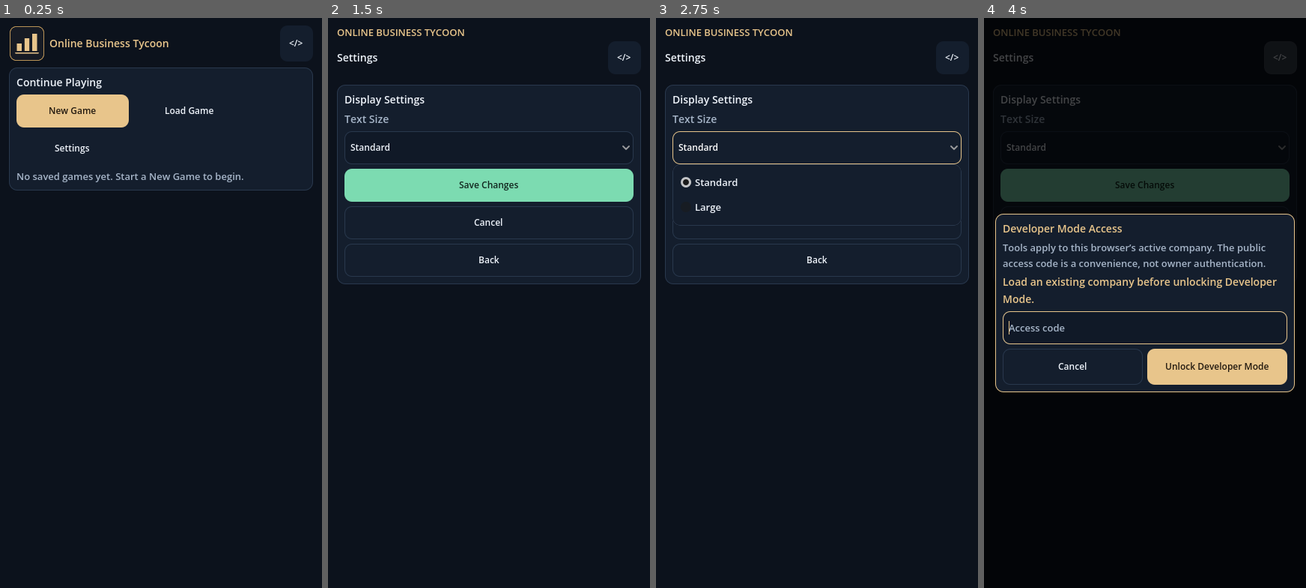
Above: before the commit, frames 1-4 (left to right).
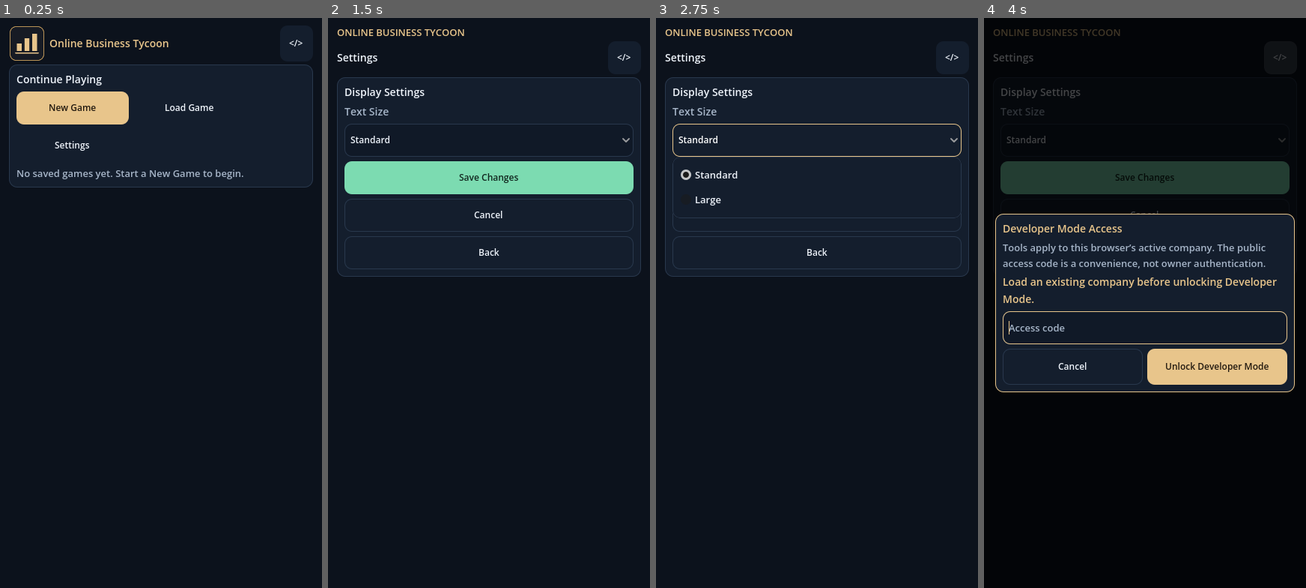
Above: after the commit, the same moments.

Repository: UphyRaop/online-business-tycoon
Game: Godot game, scene res://main.tscn
Same seed, same stepped clock (60 frames per second), same inputs: the game is played once before the commit and once after it.
Inputs:
- Up to frame 1 (0.25 s): no input
- Up to frame 2 (1.5 s): click "Settings" at 0.5 s; click "Edit Display Settings" at 1.25 s
- Up to frame 3 (2.75 s): click "Standard" at 2 s
- Up to frame 4 (4 s): click "Cancel" at 2.75 s; click "</>" at 3.5 s

The runs differ from the first frame. In frame 1, 2.1% of the frame differs, in the area x 2-98%, y 8-31%; in frame 2, 5.0%, in the area x 2-98%, y 10-47%; in frame 3, 3.1%; in frame 4, 3.1%.

Commit message:
Fix Global Compact Layout V1.1

Diff:
--- a/advertising_view.gd
+++ b/advertising_view.gd
@@ -462,8 +462,7 @@
 	content.add_theme_constant_override("separation", Style.CARD_CONTENT_GAP)
 	content.add_child(app.label(title, 13, Style.MUTED))
 	for metric in [[first_name, first_value], [second_name, second_value]]:
-		var metric_row := HBoxContainer.new()
-		metric_row.add_theme_constant_override("separation", Style.INFO_ROW_GAP)
+		var metric_row: HBoxContainer = app.row(content)
 		var metric_label: Label = app.label(str(metric[0]), 11, Style.MUTED)
 		metric_label.size_flags_horizontal = Control.SIZE_EXPAND_FILL
 		metric_label.autowrap_mode = TextServer.AUTOWRAP_OFF
@@ -473,7 +472,6 @@
 		value_label.autowrap_mode = TextServer.AUTOWRAP_OFF
 		metric_row.add_child(metric_label)
 		metric_row.add_child(value_label)
-		content.add_child(metric_row)
 	panel.add_child(content)
 	parent.add_child(panel)
 
--- a/catalog_flow_ui_test.gd
+++ b/catalog_flow_ui_test.gd
@@ -339,12 +339,15 @@
 	var mobile_footer := app.find_child("BuyInventoryNavigationFooter", true, false) as Control
 	await settle_frames()
 	var mobile_scroll_bar := mobile_step_scroll.get_v_scroll_bar() if mobile_step_scroll != null else null
+	var mobile_step_content := mobile_step_scroll.get_child(0) as Control if mobile_step_scroll != null and mobile_step_scroll.get_child_count() > 0 else null
+	var category_content_exceeds_viewport := mobile_step_content != null and mobile_step_content.get_combined_minimum_size().y > mobile_step_scroll.size.y + 1.0
 	var outer_page_scroll := app.find_child("GameContentScroll", true, false) as ScrollContainer
 	var outer_scroll_bar := outer_page_scroll.get_v_scroll_bar() if outer_page_scroll != null else null
 	expect(mobile_grid != null and mobile_grid.columns == 2 and app.find_child("BuyInventoryProgress", true, false) != null,
 		"Mobile portrait retains compact category cards and the five-step indicator")
-	expect(mobile_scroll_bar != null and mobile_scroll_bar.max_value - mobile_scroll_bar.page > 0.0,
-		"Mobile category list scrolls independently when it exceeds the available step viewport")
+	expect(mobile_scroll_bar != null and mobile_step_content != null
+		and (category_content_exceeds_viewport == (mobile_scroll_bar.max_value - mobile_scroll_bar.page > 0.0)),
+		"Mobile category content scrolls independently only when its measured height exceeds the available step viewport")
 	expect(outer_scroll_bar != null and outer_scroll_bar.max_value - outer_scroll_bar.page <= 0.1,
 		"Market page does not need an outer scroll that could carry its persistent footer off-screen")
 	if mobile_footer != null:
--- a/control_style_test.gd
+++ b/control_style_test.gd
@@ -93,11 +93,12 @@
 		"V4 icon tokens define the approved size ladder and maximum")
 	expect(ThemeStyle.PAGE_MARGIN_VERTICAL == 10 and ThemeStyle.PAGE_CONTENT_GAP == 6
 		and ThemeStyle.PAGE_SECTION_GAP == 8 and ThemeStyle.CARD_GRID_GAP == 10
+		and ThemeStyle.PAGE_SHELL_GAP == 4 and ThemeStyle.PAGE_BODY_GAP == 4
 		and ThemeStyle.CARD_CONTENT_GAP == 6 and ThemeStyle.INFO_ROW_GAP == 6
 		and ThemeStyle.NAVIGATION_TAB_GAP == 4 and ThemeStyle.BUTTON_GROUP_GAP == 6
 		and ThemeStyle.CARD_PADDING == 10 and ThemeStyle.CARD_INNER_PADDING == 8
 		and ThemeStyle.CARD_RADIUS == 10,
-		"Global Compact Layout V1 uses the centralized mobile-first spacing and card tokens")
+		"Global Compact Layout uses compact page hierarchy and centralized mobile-first spacing/card tokens")
 	var compact_card := ThemeStyle.card_box(ThemeStyle.SURFACE, ThemeStyle.LINE)
 	expect(compact_card.content_margin_left == ThemeStyle.CARD_PADDING
 		and compact_card.content_margin_right == ThemeStyle.CARD_PADDING
--- a/corporate_theme.gd
+++ b/corporate_theme.gd
@@ -35,6 +35,8 @@
 const PAGE_MARGIN_VERTICAL := 10
 const PAGE_CONTENT_GAP := 6
 const PAGE_SECTION_GAP := 8
+const PAGE_SHELL_GAP := 4
+const PAGE_BODY_GAP := 4
 const CARD_GRID_GAP := 10
 const CARD_CONTENT_GAP := 6
 const INFO_ROW_GAP := 6
--- a/dashboard_inventory.gd
+++ b/dashboard_inventory.gd
@@ -214,6 +214,8 @@
 static func _add_desktop_row(parent: VBoxContainer, item: Dictionary) -> void:
 	var row := HBoxContainer.new()
 	row.name = "InventoryProductRow"
+	row.size_flags_horizontal = Control.SIZE_EXPAND_FILL
+	row.size_flags_vertical = Control.SIZE_SHRINK_BEGIN
 	row.add_theme_constant_override("separation", Style.INFO_ROW_GAP)
 	parent.add_child(row)
 	var name := Label.new()
--- a/main.gd
+++ b/main.gd
@@ -380,6 +380,8 @@
 	var box := HBoxContainer.new()
 	if OS.has_feature("web"):
 		box.mouse_filter = Control.MOUSE_FILTER_PASS
+	box.size_flags_horizontal = Control.SIZE_EXPAND_FILL
+	box.size_flags_vertical = Control.SIZE_SHRINK_BEGIN
 	box.add_theme_constant_override("separation", Style.INFO_ROW_GAP)
 	parent.add_child(box)
 	return box
@@ -499,13 +501,10 @@
 	parent.add_child(line)
 
 func metric(parent: Node, caption: String, value: String, color: Color = Style.TEXT) -> void:
-	var line := BoxContainer.new()
+	var line := row(parent)
 	line.name = "ResponsiveMetric"
-	line.vertical = false
+	line.size_flags_horizontal = Control.SIZE_EXPAND_FILL
 	line.add_theme_constant_override("separation", Style.INFO_ROW_GAP)
-	if OS.has_feature("web"):
-		line.mouse_filter = Control.MOUSE_FILTER_PASS
-	parent.add_child(line)
 	var name := label(caption, Style.FONT_BODY, Style.MUTED)
 	name.size_flags_horizontal = Control.SIZE_EXPAND_FILL
 	name.autowrap_mode = TextServer.AUTOWRAP_WORD_SMART
@@ -544,7 +543,8 @@
 	Market.update_responsive_layout(self)
 	for metric_row in find_children("ResponsiveMetric", "BoxContainer", true, false):
 		var responsive_metric := metric_row as BoxContainer
-		responsive_metric.vertical = false
+		responsive_metric.size_flags_horizontal = Control.SIZE_EXPAND_FILL
+		responsive_metric.size_flags_vertical = Control.SIZE_SHRINK_BEGIN
 		responsive_metric.add_theme_constant_override("separation", Style.INFO_ROW_GAP)
 	var inventory_panel := find_child("DashboardInventoryOverview", true, false) as PanelContainer
 	var mobile_layout := viewport_width < 600.0
@@ -616,6 +616,7 @@
 	page_right_column = null
 	if page_cards.size() == 1 and page_grid.columns >= 2:
 		page_wide.add_child(page_cards[0])
+		_update_empty_page_container_visibility()
 		return
 	if page_grid.columns >= 2 and page_cards.size() > 1:
 		page_left_column = VBoxContainer.new()
@@ -635,12 +636,24 @@
 				page_left_column.add_child(panel)
 			else:
 				page_right_column.add_child(panel)
+		_update_empty_page_container_visibility()
 		return
 	for panel in page_cards:
 		page_grid.add_child(panel)
+	_update_empty_page_container_visibility()
+
+func _update_empty_page_container_visibility() -> void:
+	# Empty wrappers still consume VBox separation unless hidden. This used to
+	# leave a blank navigation slot and empty page wrappers between the title,
+	# tabs, and first card.
+	if is_instance_valid(page_wide):
+		page_wide.visible = not page_wide.get_children().is_empty()
+	if is_instance_valid(page_grid):
+		page_grid.visible = not page_grid.get_children().is_empty()
 
 func _finish_responsive_content() -> void:
 	_reflow_page_cards()
+	_update_empty_page_container_visibility()
 
 func set_notice(message: String, error: bool = false) -> void:
 	notice = message
@@ -2046,6 +2059,7 @@
 	navigation_panel.size = navigation_panel.get_combined_minimum_size()
 	if is_instance_valid(navigation_slot):
 		navigation_slot.custom_minimum_size.y = navigation_panel.get_combined_minimum_size().y if navigation_open else 0.0
+		navigation_slot.visible = navigation_open
 
 func _unhandled_key_input(event: InputEvent) -> void:
 	if not (event is InputEventKey) or not event.pressed or event.echo:
@@ -2258,12 +2272,14 @@
 	var left_space := Control.new()
 	left_space.size_flags_horizontal = Control.SIZE_EXPAND_FILL
 	centering.add_child(left_space)
-	page_shell = stack(centering, Style.PAGE_SECTION_GAP)
+	page_shell = stack(centering, Style.PAGE_SHELL_GAP)
 	page_shell.size_flags_horizontal = Control.SIZE_SHRINK_CENTER
 	page_shell.size_flags_vertical = Control.SIZE_EXPAND_FILL
 	page_shell.custom_minimum_size.x = minf(1100.0, maxf(280.0, viewport_width - horizontal_margin * 2.0))
 	var shell := page_shell
 	var masthead := stack(shell, 3)
+	masthead.size_flags_horizontal = Control.SIZE_EXPAND_FILL
+	masthead.size_flags_vertical = Control.SIZE_SHRINK_BEGIN
 	var global_game_header := sim != null and screen not in ["Title", "Setup", "New Game", "Company Selection", "Load", "Entrepreneur name", "CEO identity conflict"]
 	if global_game_header:
 		primary_navigation(masthead)
@@ -2298,6 +2314,7 @@
 			"Advertising Analytics": "Ads Analytics", "Management": "Store Management", "Store Listings": "Store Listings", "Avatar Crop": "Crop Profile Photo",
 		"CEO identity conflict": "Identity choice", "New Game": "Create a Game"}
 		var screen_heading := row(masthead)
+		screen_heading.name = "PageHeading"
 		var screen_title := label(titles.get(screen, screen), 24 if viewport_width < 600.0 else 26)
 		screen_title.size_flags_horizontal = Control.SIZE_EXPAND_FILL
 		screen_heading.add_child(screen_title)
@@ -2312,7 +2329,7 @@
 	# can otherwise reopen a rebuilt step at the old action's vertical position.
 	scroll.follow_focus = page != "Market"
 	shell.add_child(scroll)
-	body = stack(scroll, 4 if compact_landscape else Style.PAGE_CONTENT_GAP)
+	body = stack(scroll, Style.PAGE_BODY_GAP)
 	body.size_flags_horizontal = Control.SIZE_EXPAND_FILL
 	if screen == "Game" and page == "Market":
 		# The Buy Inventory workflow owns its content scroll area and footer.
@@ -2325,6 +2342,7 @@
 		navigation_slot.size_flags_horizontal = Control.SIZE_EXPAND_FILL
 		navigation_slot.size_flags_vertical = Control.SIZE_SHRINK_BEGIN
 		navigation_slot.clip_contents = true
+		navigation_slot.visible = false
 		body.add_child(navigation_slot)
 		body.move_child(navigation_slot, 0)
 		navigation_slot.add_child(navigation_panel)
--- a/phase4_ui_test.gd
+++ b/phase4_ui_test.gd
@@ -134,11 +134,12 @@
 	app.set_notice("")
 	expect(nav != null and not nav.is_visible_in_tree(), "Primary navigation drawer is hidden by default")
 	var nav_slot := app.find_child("PrimaryNavigationSlot", true, false) as Control
-	expect(nav_slot != null and nav.get_parent() == nav_slot and is_zero_approx(nav_slot.custom_minimum_size.y),
-		"Closed drawer content stays out of the page's measured height")
+	expect(nav_slot != null and nav.get_parent() == nav_slot and not nav_slot.visible
+		and is_zero_approx(nav_slot.custom_minimum_size.y),
+		"Closed drawer content is hidden and consumes neither page height nor container spacing")
 	var navigation_state_before: Dictionary = app.sim.state.duplicate(true)
 	(app.find_child("NavigationMenuButton", true, false) as Button).pressed.emit()
-	expect(nav != null and nav.is_visible_in_tree() and nav_slot.custom_minimum_size.y > 0.0,
+	expect(nav != null and nav.is_visible_in_tree() and nav_slot.visible and nav_slot.custom_minimum_size.y > 0.0,
 		"Hamburger opens Main Navigation and expands its in-flow slot")
 	await _check_primary_tabs_within_viewport(Vector2i(1280, 720))
 	for tab in ["Dashboard", "Market", "Order", "Business", "Marketing", "Finance", "Profile"]:
@@ -155,7 +156,8 @@
 	expect(action_label != null, "Drawer separates navigation from its action section")
 	var close_navigation: Button = nav.find_child("PrimaryNavigationClose", true, false)
 	if close_navigation != null: close_navigation.pressed.emit()
-	expect(not app.navigation_open and not nav.is_visible_in_tree() and is_zero_approx(nav_slot.custom_minimum_size.y),
+	expect(not app.navigation_open and not nav.is_visible_in_tree() and not nav_slot.visible
+		and is_zero_approx(nav_slot.custom_minimum_size.y),
 		"The in-flow navigation Close button collapses Main Navigation and releases its page height")
 	expect(content_scroll != null and content_scroll.is_ancestor_of(nav) and not nav.top_level,
 		"Main Navigation participates in the normal scroll layout rather than a viewport overlay")
@@ -524,10 +526,35 @@
 		var compact_metric_rows := true
 		for metric_row in metric_rows:
 			var metric_box := metric_row as BoxContainer
-			if metric_box.vertical or metric_box.get_theme_constant("separation", "BoxContainer") != Style.INFO_ROW_GAP:
+			if not (metric_box is HBoxContainer) or metric_box.get_theme_constant("separation", "BoxContainer") != Style.INFO_ROW_GAP \
+				or metric_box.size_flags_horizontal != Control.SIZE_EXPAND_FILL:
 				compact_metric_rows = false
 		expect(compact_metric_rows,
 			"Information cards keep labels and values on compact horizontal rows at %dx%d" % [viewport.x, viewport.y])
+		app.navigate("Profile")
+		await process_frame
+		await process_frame
+		_check_information_rows_fill("CEO Profile", viewport)
+		_check_page_vertical_gaps("CEO Profile", viewport)
+		app.navigate("Expenses")
+		await process_frame
+		await process_frame
+		var expense_rows := controls(app, "BoxContainer").filter(func(control): return str(control.name) == "ResponsiveMetric")
+		if expense_rows.is_empty():
+			var breakdown_heading := controls(app, "Label").filter(func(node): return node.text == "Expense Breakdown")
+			if not breakdown_heading.is_empty():
+				app.metric(breakdown_heading[0].get_parent(), "Layout QA Amount", "MYR 1,234.56")
+				await process_frame
+		_check_information_rows_fill("Expenses", viewport)
+		_check_page_vertical_gaps("Expenses", viewport)
+		app.navigate("Marketing")
+		await process_frame
+		await process_frame
+		_check_page_vertical_gaps("Marketing", viewport)
+		app.navigate("Business")
+		await process_frame
+		await process_frame
+		_check_page_vertical_gaps("Company Management", viewport)
 		var expected_grid_children: int = 0 if app.size.x >= 768 and app.page_cards.size() == 1 else (2 if app.size.x >= 768 else app.page_cards.size())
 		expect(app.page_grid.get_child_count() == expected_grid_children,
 			"Card layout reflows without unused columns at %dx%d" % [viewport.x, viewport.y])
@@ -626,6 +653,15 @@
 		app.close_navigation_drawer(false)
 	root.size = Vector2i(390, 844)
 	await settle("phase4-navigation-touch-scroll-restored")
+	app.show_screen("Settings")
+	await process_frame
+	await process_frame
+	var settings_heading := app.find_child("PageHeading", true, false) as Control
+	var settings_first_card: Control = app.page_grid.get_child(0) as Control if app.page_grid != null and app.page_grid.get_child_count() > 0 else null
+	var settings_title_to_content := settings_first_card.get_global_rect().position.y - settings_heading.get_global_rect().end.y if settings_heading != null and settings_first_card != null else -1.0
+	expect(settings_heading != null and settings_first_card != null and not app.page_wide.visible
+		and settings_title_to_content >= -1.0 and settings_title_to_content <= Style.PAGE_SHELL_GAP + 1.5,
+		"A screen without tabs hides its unused page wrapper and places the first card directly below its title (%.1f px)" % settings_title_to_content)
 	print("Phase 4 navigation and Management UI: %d failures" % failures)
 	quit(0 if failures == 0 else 1)
 
@@ -667,3 +703,59 @@
 		await app.get_tree().process_frame
 	if opened_here:
 		app.close_navigation_drawer(false)
+
+func _check_information_rows_fill(scope: String, viewport: Vector2i) -> void:
+	var rows := controls(app, "BoxContainer").filter(func(control): return str(control.name) == "ResponsiveMetric")
+	var aligned := not rows.is_empty()
+	for item in rows:
+		var metric_row := item as BoxContainer
+		var parent := metric_row.get_parent() as Control
+		var row_bounds := metric_row.get_global_rect()
+		var parent_bounds := parent.get_global_rect() if parent != null else Rect2()
+		var value := metric_row.get_child(1) as Label if metric_row.get_child_count() > 1 else null
+		if not (metric_row is HBoxContainer) or metric_row.size_flags_horizontal != Control.SIZE_EXPAND_FILL \
+			or parent == null or absf(row_bounds.size.x - parent_bounds.size.x) > 1.5 \
+			or value == null or value.horizontal_alignment != HORIZONTAL_ALIGNMENT_RIGHT:
+			aligned = false
+	expect(aligned, "%s label/value rows fill their parent width and right-align amounts at %dx%d (%d rows)" % [scope, viewport.x, viewport.y, rows.size()])
+	if viewport.x in [390, 1366] and not rows.is_empty():
+		var sample := rows[0] as Control
+		var parent := sample.get_parent() as Control
+		print("LAYOUT_ROW %s %dx%d row=%.1fpx parent=%.1fpx value_right=%s" % [scope, viewport.x, viewport.y,
+			sample.get_global_rect().size.x, parent.get_global_rect().size.x,
+			str((sample.get_child(1) as Label).horizontal_alignment == HORIZONTAL_ALIGNMENT_RIGHT)])
+
+func _check_page_vertical_gaps(scope: String, viewport: Vector2i) -> void:
+	var heading := app.find_child("PageHeading", true, false) as Control
+	var header := app.find_child("UltraCompactGlobalHeader", true, false) as Control
+	var tabs := app.find_child("SecondaryNavigationScroll", true, false) as Control
+	var header_gap_ok := false
+	var title_gap_ok := false
+	var content_gap_ok := false
+	var first_content: Control
+	if app.page_wide != null and app.page_wide.visible and app.page_wide.get_child_count() > 0:
+		first_content = app.page_wide
+	elif app.page_grid != null and app.page_grid.visible and app.page_grid.get_child_count() > 0:
+		first_content = app.page_grid
+	var title_gap := -1.0
+	var content_gap := -1.0
+	var header_gap := -1.0
+	if header != null and heading != null:
+		header_gap = heading.get_global_rect().position.y - header.get_global_rect().end.y
+		header_gap_ok = header_gap >= -1.0 and header_gap <= 4.0
+	if heading != null and first_content != null:
+		if tabs != null:
+			title_gap = tabs.get_global_rect().position.y - heading.get_global_rect().end.y
+			content_gap = first_content.get_global_rect().position.y - tabs.get_global_rect().end.y
+			title_gap_ok = title_gap >= -1.0 and title_gap <= Style.PAGE_SHELL_GAP + 1.5
+			content_gap_ok = content_gap >= -1.0 and content_gap <= Style.PAGE_BODY_GAP + 1.5
+		else:
+			# Profile and utility pages without secondary tabs use the compact
+			# title-to-first-card spacing directly.
+			content_gap = first_content.get_global_rect().position.y - heading.get_global_rect().end.y
+			content_gap_ok = content_gap >= -1.0 and content_gap <= Style.PAGE_SHELL_GAP + 1.5
+			title_gap_ok = content_gap_ok
+	expect(header_gap_ok and title_gap_ok and content_gap_ok,
+		"%s actual header/title/tabs/content gaps stay compact at %dx%d (header: %.1f px, title: %.1f px, content: %.1f px)" % [scope, viewport.x, viewport.y, header_gap, title_gap, content_gap])
+	if viewport.x in [390, 1366]:
+		print("LAYOUT_GAP %s %dx%d header-to-title=%.1fpx title-to-tabs=%.1fpx tabs-to-content=%.1fpx" % [scope, viewport.x, viewport.y, header_gap, title_gap, content_gap])
Binary file added: docs/global-compact-layout-v1-1-evidence/company-management-mobile-390.png
Binary file added: docs/global-compact-layout-v1-1-evidence/dashboard-desktop-1366.png
Binary file added: docs/global-compact-layout-v1-1-evidence/dashboard-mobile-390.png
Binary file added: docs/global-compact-layout-v1-1-evidence/expenses-landscape-844x390.png
Binary file added: docs/global-compact-layout-v1-1-evidence/expenses-mobile-390.png
Binary file added: docs/global-compact-layout-v1-1-evidence/main-menu-desktop-1366.png
Binary file added: docs/global-compact-layout-v1-1-evidence/market-mobile-390.png
Binary file added: docs/global-compact-layout-v1-1-evidence/marketing-mobile-390.png
Binary file added: docs/global-compact-layout-v1-1-evidence/profile-desktop-1366.png
Binary file added: docs/global-compact-layout-v1-1-evidence/profile-mobile-390.png
